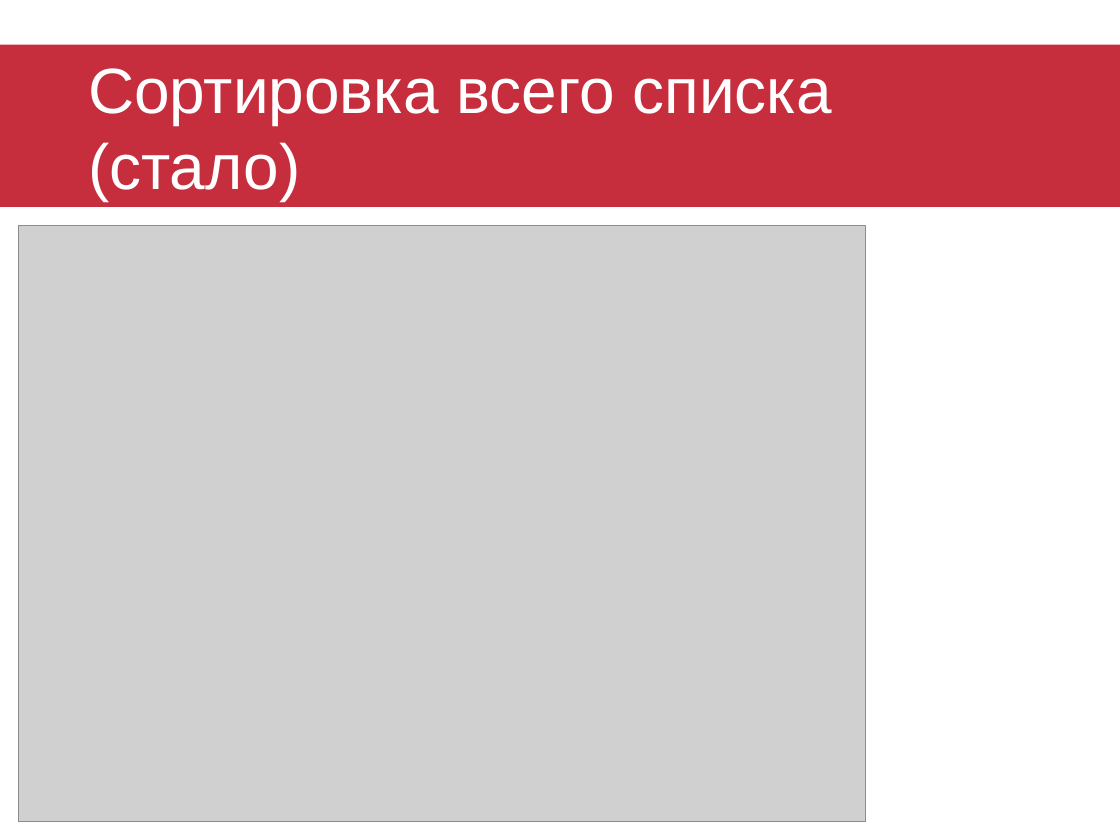
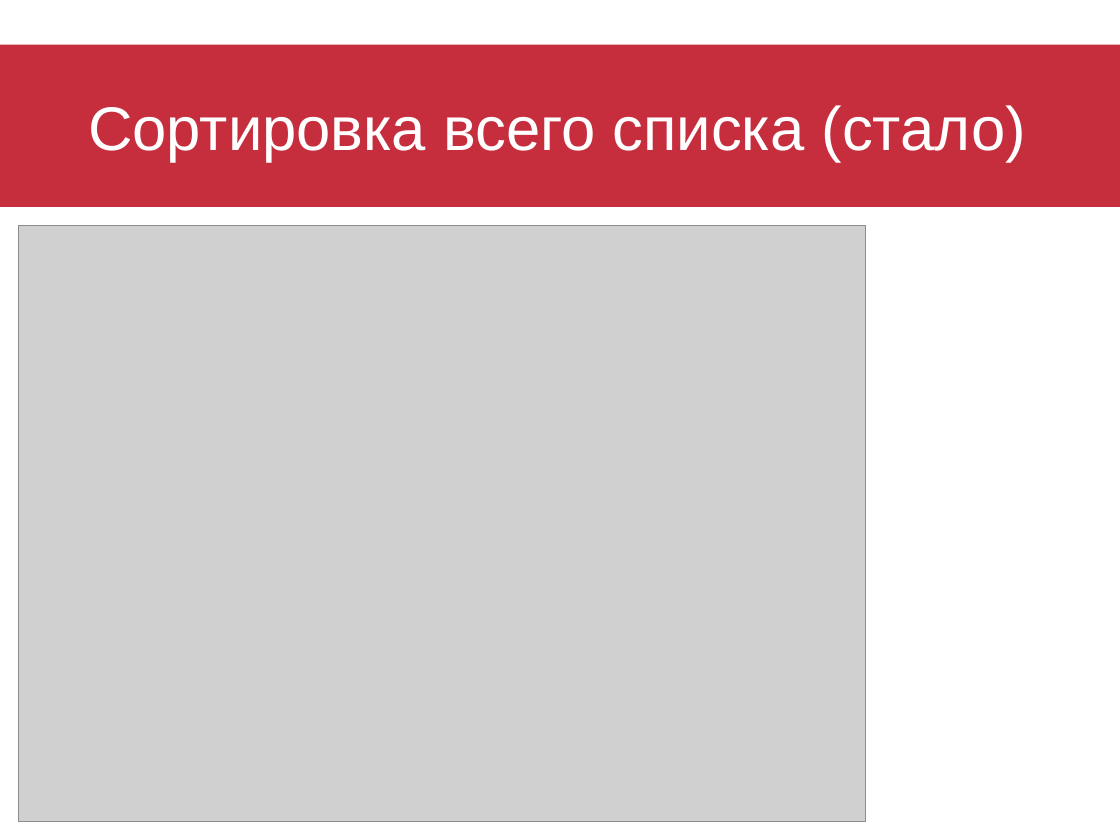
Before and after one commit to Ilyuska/IR_IAP, a slide deck: slide 11 of Презентация.pptx. Drawn at 1120x840 pixels with LibreOffice and Linux fonts; fonts in the diff are those of the drawing; grey boxes stand for pictures. Boxes give left, top, right and bottom in pixels: in the first picture for what was removed or moved away, otherwise in the second. Text is boxed around its words. In the diff, an @@ line names an element or a change of style, - is before the commit and + after.

```diff
--- a/Презентация.pptx
+++ b/Презентация.pptx
@@ title "Сортировка всего списка (стало)" at (88, 105, 1026, 162): size 41.1 to 39.6 pt @@
```
Also in this commit, not shown: 5 other slides changed, 1 slide added, 1 slide removed.
